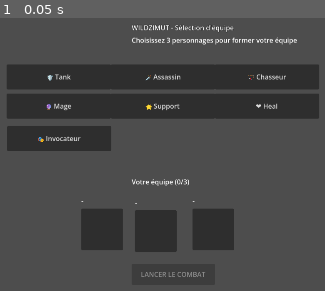
Above: before the commit, frame 1.
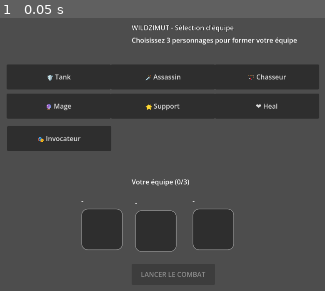
Above: after the commit, the same moment.

Repository: CharlieG42/Zimut
Game: Godot game, scene res://scenes/TeamSelection.tscn
Same seed, same stepped clock (60 frames per second), same inputs: the game is played once before the commit and once after it.
Inputs:
- Up to frame 1 (0.05 s): no input

The runs differ from the first frame. In frame 1, 0.6% of the frame differs, in the area x 24-72%, y 69-86%.
Error before the commit: Parse Error: Identifier "_on_class_selected" not declared in the current scope. (res://scripts/TeamSelectionManager.gd:90)

Commit message:
Restore missing functions

Diff:
--- a/prototype/Godot_iso/scripts/TeamSelectionManager.gd
+++ b/prototype/Godot_iso/scripts/TeamSelectionManager.gd
@@ -96,3 +96,127 @@
 	var start_button = $StartButton
 	start_button.pressed.connect(_on_start_combat)
 	_update_team_preview()
+
+
+
+# Appelé lorsqu'une classe est sélectionnée
+func _on_class_selected(classname: String):
+	for i in range(selected_team.size()):
+		if selected_team[i]["name"] == classname:
+			return
+
+	if selected_team.size() < MAX_TEAM_SIZE:
+		var class_info = class_data[classname]
+		selected_team.append({
+			"name": classname,
+			"data": class_info
+		})
+		_update_team_preview()
+
+		var start_button = get_node("StartButton")
+		if start_button:
+			start_button.disabled = selected_team.size() < MAX_TEAM_SIZE
+	else:
+		print("L'équipe est déjà complète (3/3)")
+
+func _on_class_hover(classname: String, is_hover: bool):
+	if class_info_labels.has(classname):
+		class_info_labels[classname].visible = is_hover
+
+func _on_remove_from_team(index: int):
+	if index < selected_team.size():
+		var classname = selected_team[index]["name"]
+		if class_buttons.has(classname):
+			class_buttons[classname].disabled = false
+		selected_team.remove_at(index)
+		_update_team_preview()
+
+		var start_button = get_node("StartButton")
+		if start_button:
+			start_button.disabled = selected_team.size() < MAX_TEAM_SIZE
+
+func _update_team_preview():
+	var preview_title = get_node("PreviewTitle")
+	if preview_title:
+		preview_title.text = "Votre équipe (%d/%d)" % [selected_team.size(), MAX_TEAM_SIZE]
+
+	for i in range(MAX_TEAM_SIZE):
+		var preview_frame = get_node("TeamPreview_%d" % i)
+		var name_label = get_node("TeamPreview_%d/NameLabel_%d" % [i, i])
+		var stats_label = get_node("TeamPreview_%d/StatsLabel_%d" % [i, i])
+		var remove_button = get_node("TeamPreview_%d/RemoveButton_%d" % [i, i])
+
+		if preview_frame:
+			if i < selected_team.size():
+				var class_info = selected_team[i]["data"]
+				var stylebox = StyleBoxFlat.new()
+				stylebox.bg_color = class_info["color"] + Color(0.1, 0.1, 0.1, 0.3)
+				stylebox.corner_radius_top_left = 15
+				stylebox.corner_radius_top_right = 15
+				stylebox.corner_radius_bottom_right = 15
+				stylebox.corner_radius_bottom_left = 15
+				stylebox.border_width_left = 2
+				stylebox.border_width_right = 2
+				stylebox.border_width_top = 2
+				stylebox.border_width_bottom = 2
+				stylebox.border_color = class_info["color"]
+				preview_frame.add_theme_stylebox_override("panel", stylebox)
+				if name_label:
+					name_label.text = class_info["icon"] + " %s" % class_info["name"]
+				if stats_label:
+					var stats_text = "PV: %d
+PA: %d
+PM: %d" % [
+						class_info["base_stats"]["PV"],
+						class_info["base_stats"]["PA"],
+						class_info["base_stats"]["PM"]
+					]
+					stats_label.text = stats_text
+				if remove_button:
+					remove_button.visible = true
+			else:
+				if preview_frame:
+					var stylebox = StyleBoxFlat.new()
+					stylebox.bg_color = Color(0.15, 0.15, 0.15, 0.8)
+					stylebox.corner_radius_top_left = 15
+					stylebox.corner_radius_top_right = 15
+					stylebox.corner_radius_bottom_right = 15
+					stylebox.corner_radius_bottom_left = 15
+					stylebox.border_width_left = 2
+					stylebox.border_width_right = 2
+					stylebox.border_width_top = 2
+					stylebox.border_width_bottom = 2
+					stylebox.border_color = Color(0.5, 0.5, 0.5)
+					preview_frame.add_theme_stylebox_override("panel", stylebox)
+		if name_label:
+			name_label.text = "-"
+		if stats_label:
+			stats_label.text = ""
+		if remove_button:
+			remove_button.visible = false
+
+func _on_start_combat():
+	if selected_team.size() == MAX_TEAM_SIZE:
+		var team_data = []
+		for i in range(selected_team.size()):
+			var class_info = selected_team[i]["data"]
+			team_data.append({
+				"classe": class_info["name"],
+				"entity_type": "Player",
+				"max_pv": class_info["base_stats"]["PV"],
+				"current_pv": class_info["base_stats"]["PV"],
+				"pa": class_info["base_stats"]["PA"],
+				"current_pa": class_info["base_stats"]["PA"],
+				"pm": class_info["base_stats"]["PM"],
+				"current_pm": class_info["base_stats"]["PM"],
+				"force": class_info["base_stats"]["Force"],
+				"intelligence": class_info["base_stats"]["Intelligence"],
+				"defense": class_info["base_stats"]["Défense"],
+				"x": -1,
+				"y": -1,
+				"color": class_info["color"]
+			})
+		if GameManager and GameManager.has_method("set_custom_team"):
+			GameManager.set_custom_team(team_data)
+			team_selected.emit(team_data)
+		get_tree().change_scene_to_file("res://scenes/Main.tscn")
